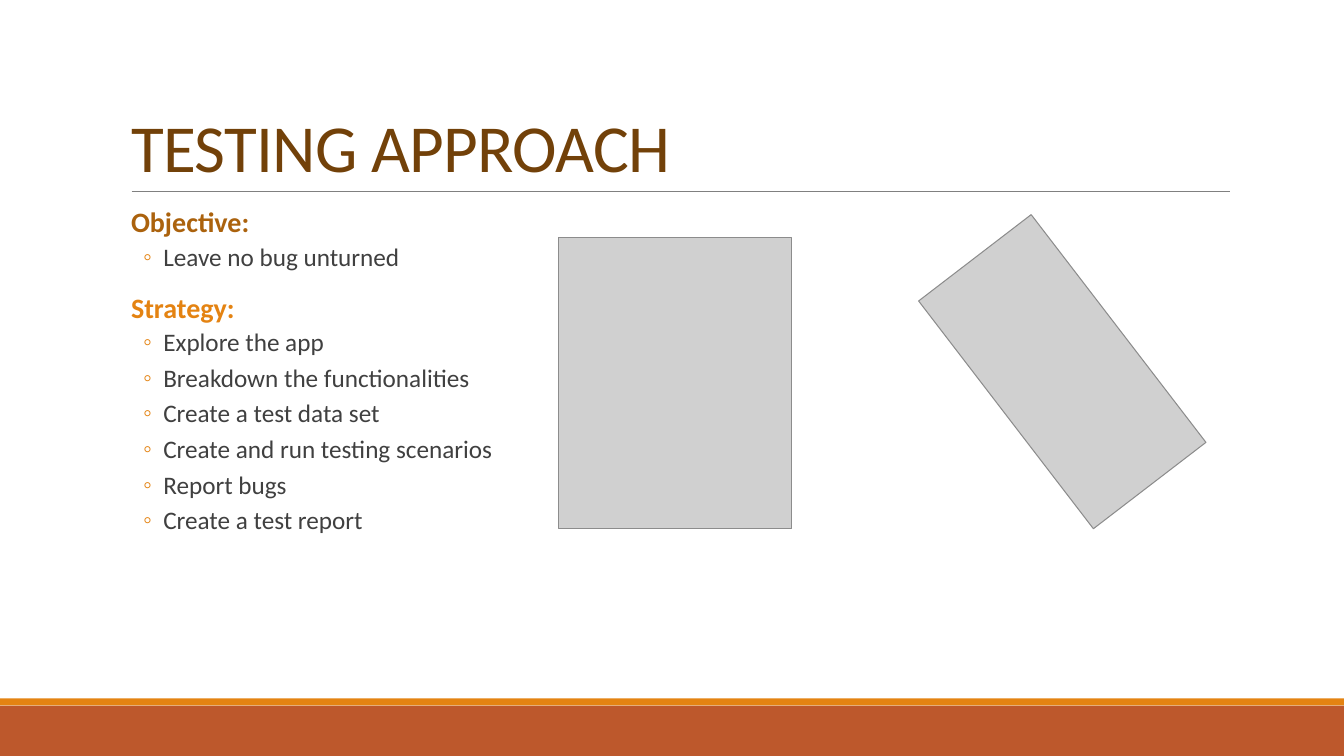
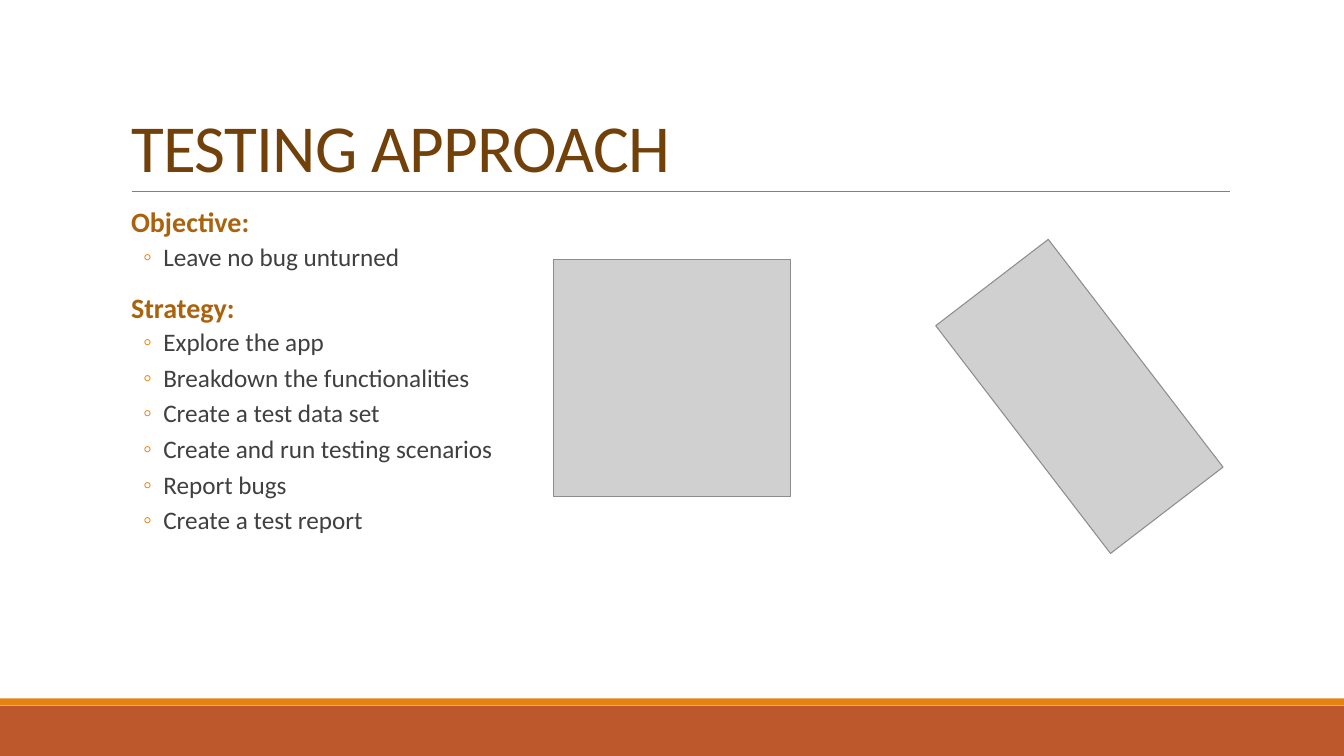
Before and after one commit to corinaradu/siit-testing, a slide deck: slide 3 of final-project/virtual-cards/virtual-cards.pptx. Drawn at 1344x756 pixels with LibreOffice and Linux fonts; fonts in the diff are those of the drawing; grey boxes stand for pictures. Boxes give left, top, right and bottom in pixels: in the first picture for what was removed or moved away, otherwise in the second. Text is boxed around its words. In the diff, an @@ line names an element or a change of style, - is before the commit and + after.

```diff
--- a/final-project/virtual-cards/virtual-cards.pptx
+++ b/final-project/virtual-cards/virtual-cards.pptx
@@ picture: place and size @@
-picture at [918, 214, 1206, 529]
+picture at [935, 239, 1223, 554]
@@ picture: place and size @@
-picture at [559, 238, 791, 529]
+picture at [554, 260, 789, 496]
@@ text at [131, 299, 235, 323]: text colour #E48312 to #AB620D in "Strategy:" @@
```
Also in this commit, not shown: 1 other slide changed, 8 other files.
